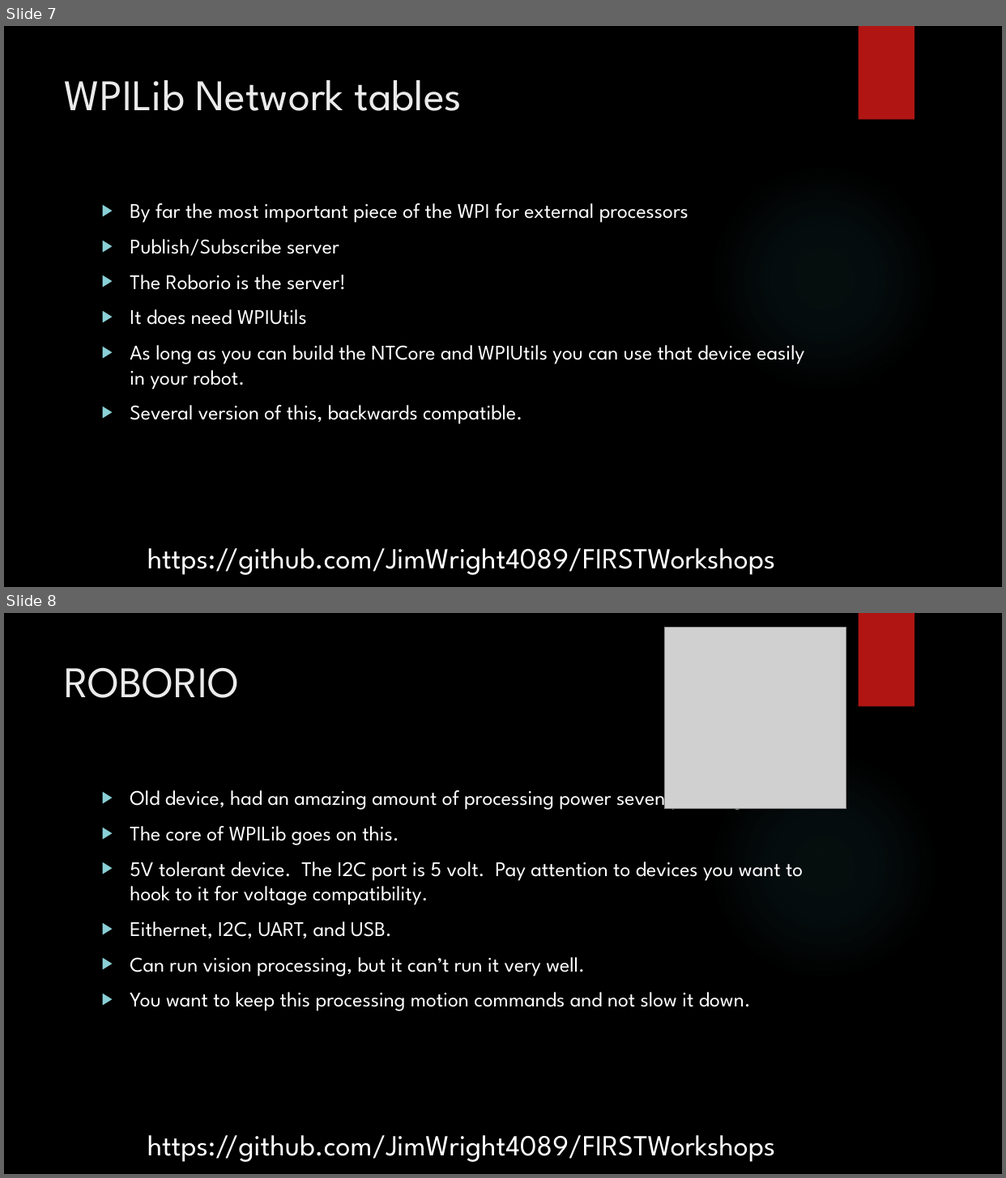
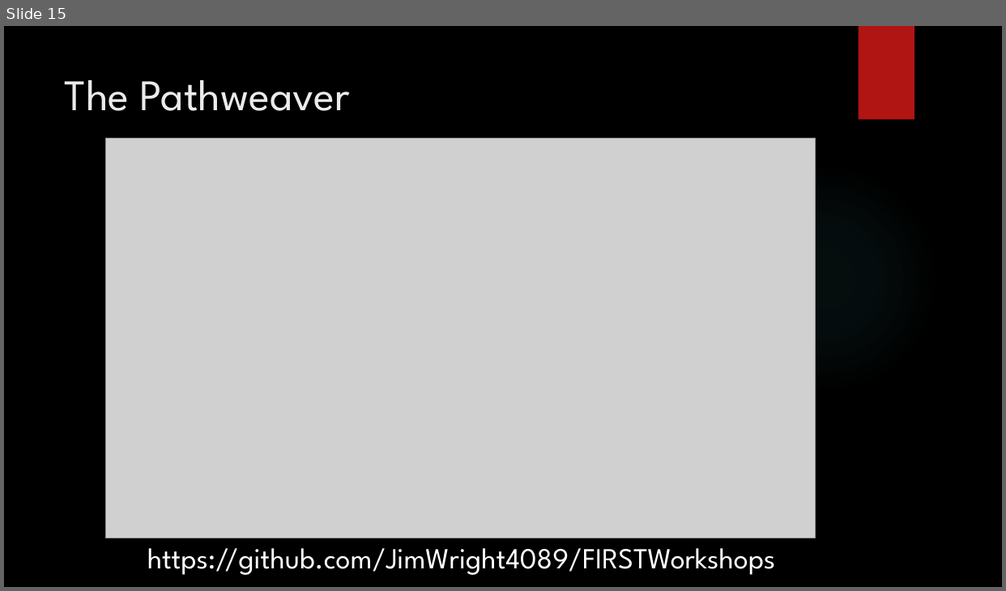
Before and after one commit to JimWright4089/FIRSTWorkshops, a slide deck: FRC/2019/Pathfinding/Pathfinding.pptx. Shown one above the other, each under a label of ours: slides 7 and 8 before the commit, slide 15 after it. The pictures are 1006x1178 and 1006x591 pixels, drawn with LibreOffice and Linux fonts; fonts in the diff are those of the drawing; grey boxes stand for pictures; background and template pictures are left out. Boxes give left, top, right and bottom in pixels: in the first picture for what was removed or moved away, otherwise in the second. Text is boxed around its words. In the diff, an @@ line names an element or a change of style, - is before the commit and + after.

Commit message:
Check in the power point

```diff
--- a/FRC/2019/Pathfinding/Pathfinding.pptx
+++ b/FRC/2019/Pathfinding/Pathfinding.pptx
@@ slide 8 removed at bbox=[4, 613, 1002, 1174], background picture (left out); not listed: 2 template elements that a slide beside it also shows @@
@@ picture removed at bbox=[664, 628, 846, 809] @@
@@ title removed at bbox=[65, 667, 240, 698] @@
-ROBORIO
@@ text removed at bbox=[130, 784, 803, 1012] @@
-▶ Old device, had an amazing amount of processing power seven years ago.
-▶ The core of WPILib goes on this.
-▶ 5V tolerant device. The I2C port is 5 volt. Pay attention to devices you want to hook to it for voltage compatibility.
-▶ Eithernet, I2C, UART, and USB.
-▶ Can run vision processing, but it can’t run it very well.
-▶ You want to keep this processing motion commands and not slow it down.
@@ text removed at bbox=[147, 1135, 775, 1162] @@
-https://github.com/JimWright4089/FIRSTWorkshops
@@ what was slide 7 is now slide 15 @@
@@ slide 15 changed as well @@
@@ title at bbox=[65, 80, 350, 111]: text changed @@
-WPILib Network tables
+The Pathweaver
@@ picture added at bbox=[105, 139, 816, 538] @@
@@ text removed at bbox=[130, 203, 804, 425] @@
-▶ By far the most important piece of the WPI for external processors
-▶ Publish/Subscribe server
-▶ The Roborio is the server!
-▶ It does need WPIUtils
-▶ As long as you can build the NTCore and WPIUtils you can use that device easily in your robot.
-▶ Several version of this, backwards compatible.
```
Also in this commit, not shown: 10 other slides changed, 13 slides added, 8 other slides removed.
